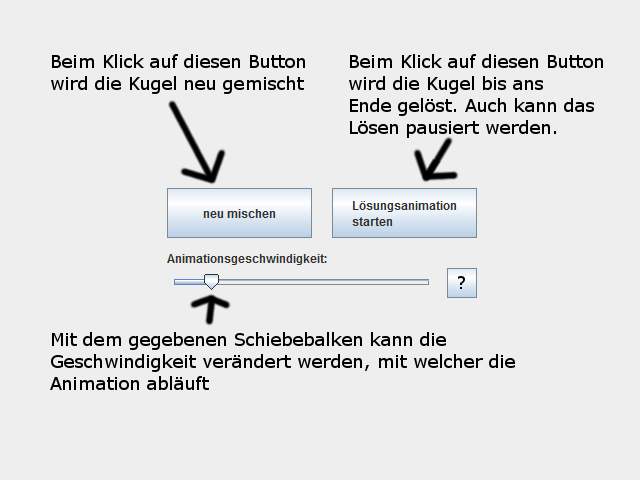
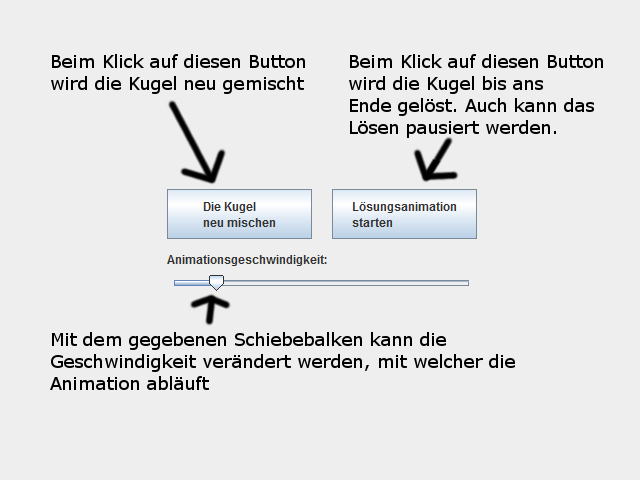
The second 640 × 480 image is a revision of the first. Changes to its layers:
painted on "Hintergrund" over 167, 188, 477, 298
